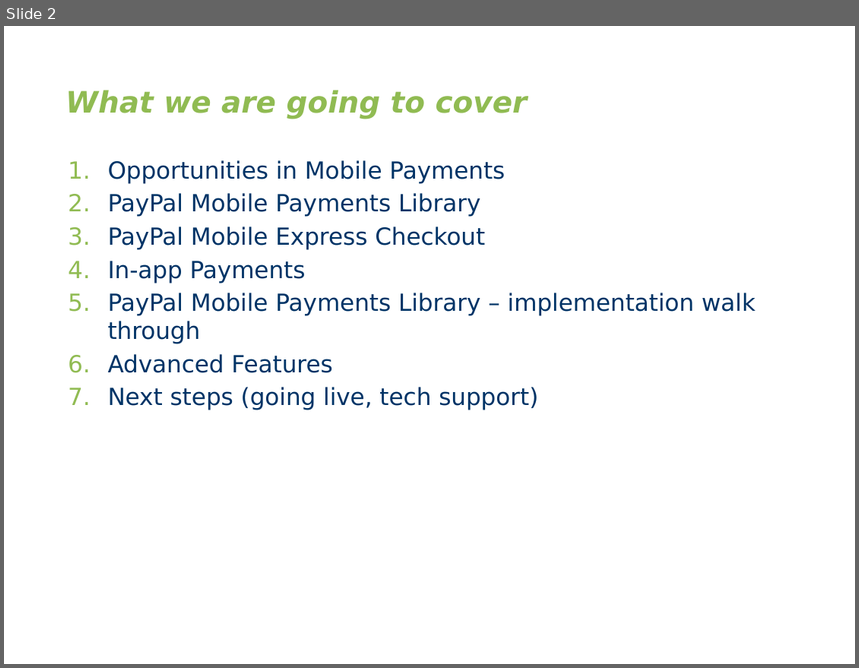
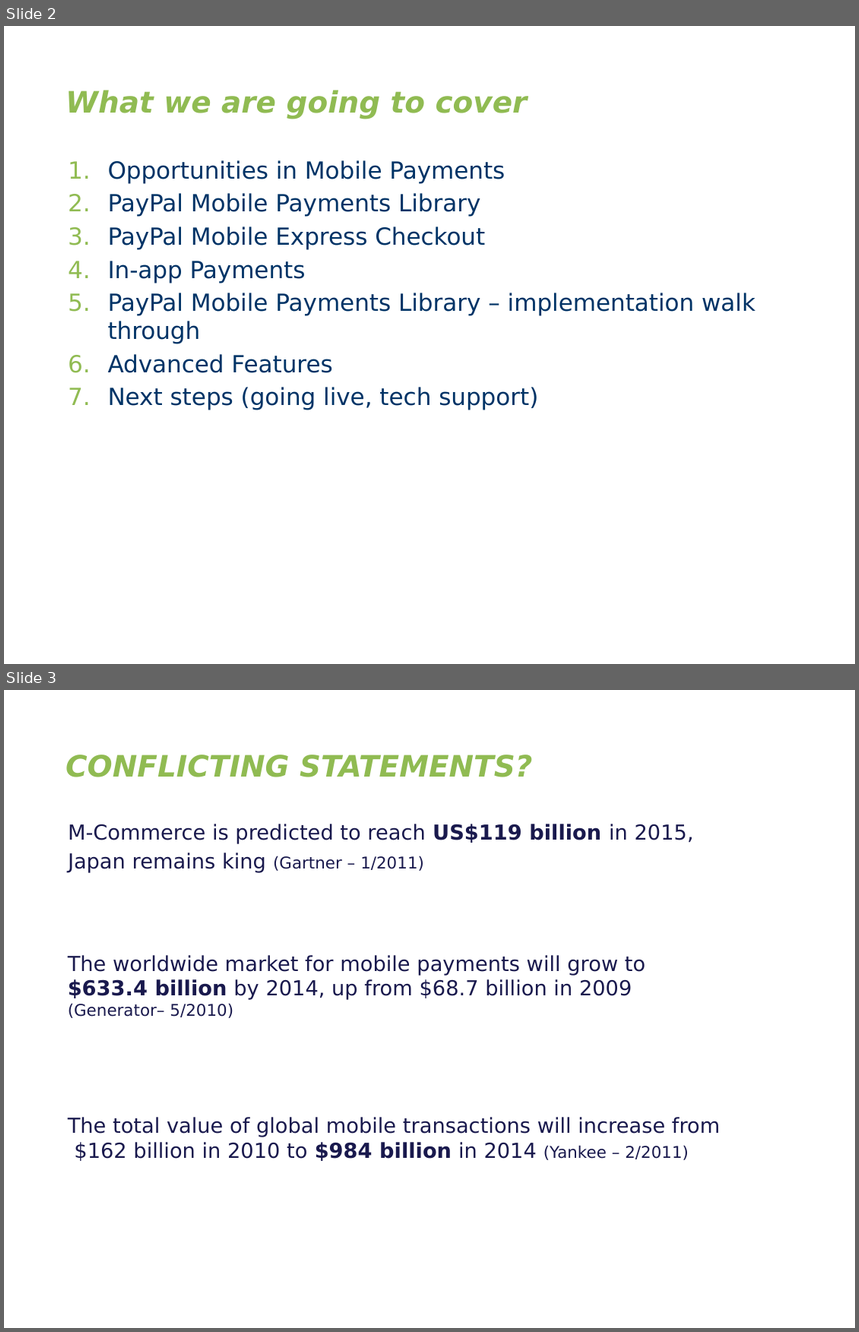
Before and after one commit to paypal/tech-talks, a slide deck: AndroidDevCamp-March2011/android_devcon_march_2011.pptx. Shown one above the other, each under a label of ours: slide 2 before the commit, slides 2 and 3 after it. The pictures are 859x668 and 859x1332 pixels, drawn with LibreOffice and Linux fonts; fonts in the diff are those of the drawing; background and template pictures are left out. Boxes give left, top, right and bottom in pixels: in the first picture for what was removed or moved away, otherwise in the second. Text is boxed around its words. In the diff, an @@ line names an element or a change of style, - is before the commit and + after.

```diff
--- a/AndroidDevCamp-March2011/android_devcon_march_2011.pptx
+++ b/AndroidDevCamp-March2011/android_devcon_march_2011.pptx
@@ slide 3 added at (x1=4, y1=690, x2=855, y2=1328), background picture (left out) @@
@@ title added at (x1=66, y1=755, x2=532, y2=777), 20 pt, text #90BB52, bold, italic @@
+CONFLICTING STATEMENTS?
@@ text added at (x1=68, y1=824, x2=694, y2=873), 14 pt, text #19194D @@
+M-Commerce is predicted to reach US$119 billion in 2015,
+Japan remains king (Gartner – 1/2011)
@@ text added at (x1=68, y1=955, x2=645, y2=1018), 14 pt, text #19194D @@
+The worldwide market for mobile payments will grow to
+$633.4 billion by 2014, up from $68.7 billion in 2009
+(Generator– 5/2010)
@@ text added at (x1=68, y1=1117, x2=720, y2=1161), 14 pt, text #19194D @@
+The total value of global mobile transactions will increase from
+$162 billion in 2010 to $984 billion in 2014 (Yankee – 2/2011)
@@ page number added at (x1=767, y1=1280, x2=838, y2=1322), 11 pt, text #FFFFFF @@
+3
```
Also in this commit, not shown: 1 slide changed, 2 other slides added.
